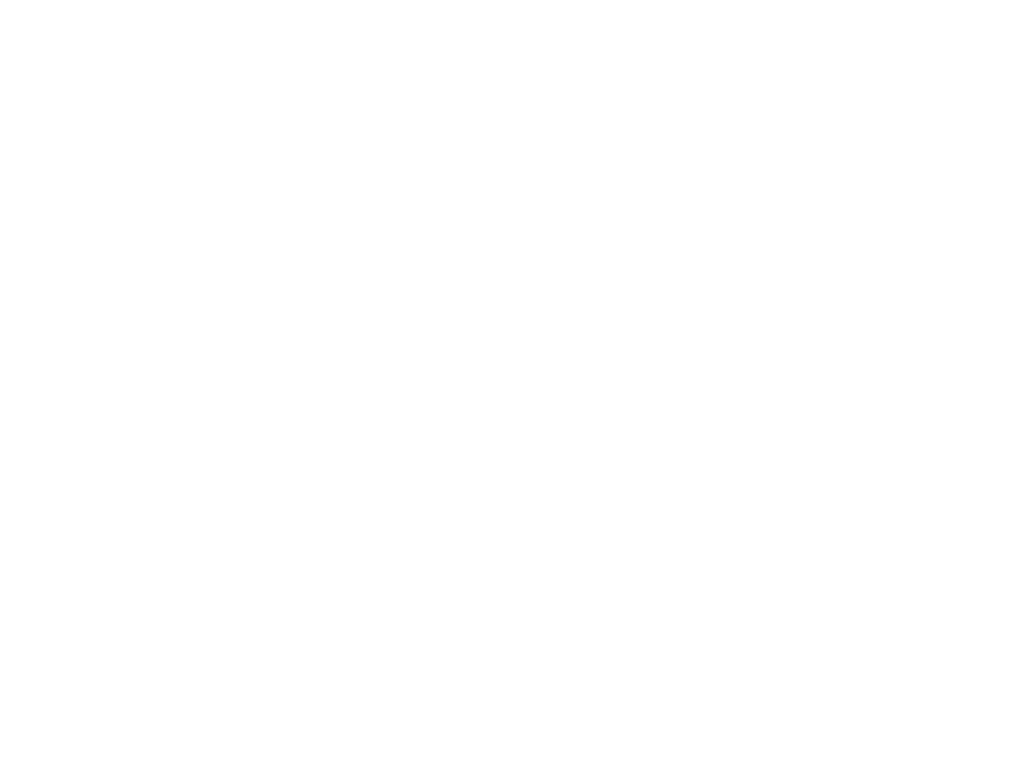
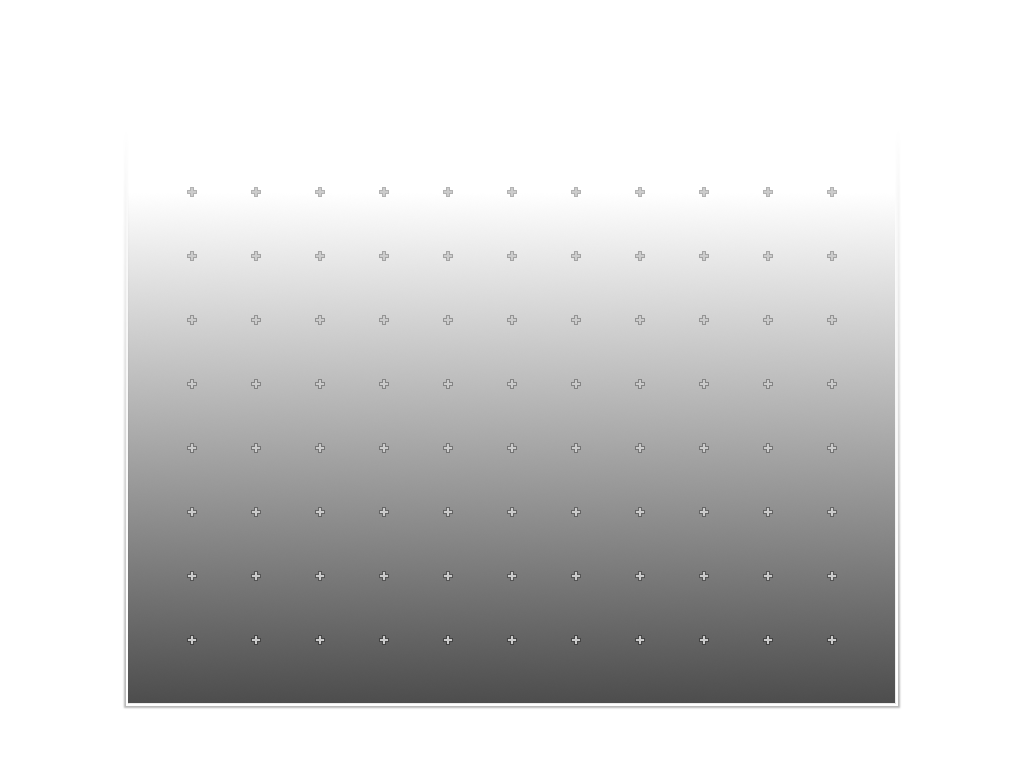
Layer changes from the first 1024px x 768px image to the second:
showed "PiecesGuides", painted on it over [172, 187, 852, 660]
showed "PiecesGuidesShadow", painted on it over [171, 187, 853, 661]
showed "PlayAreaShadow" over [122, 147, 902, 710]
showed "PlayArea" over [128, 193, 895, 703]
